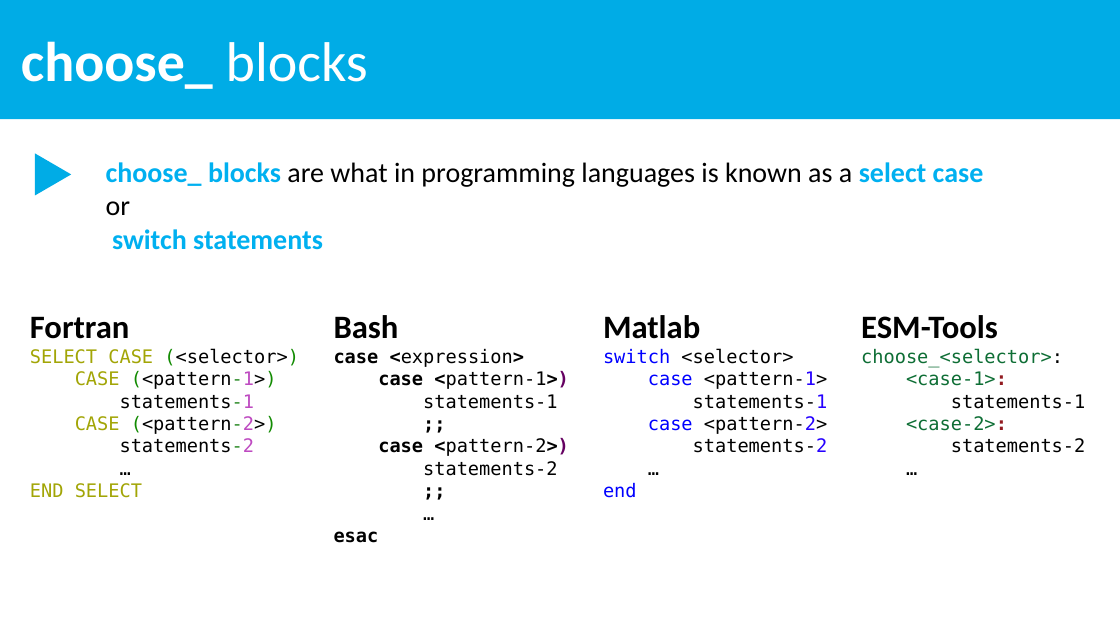
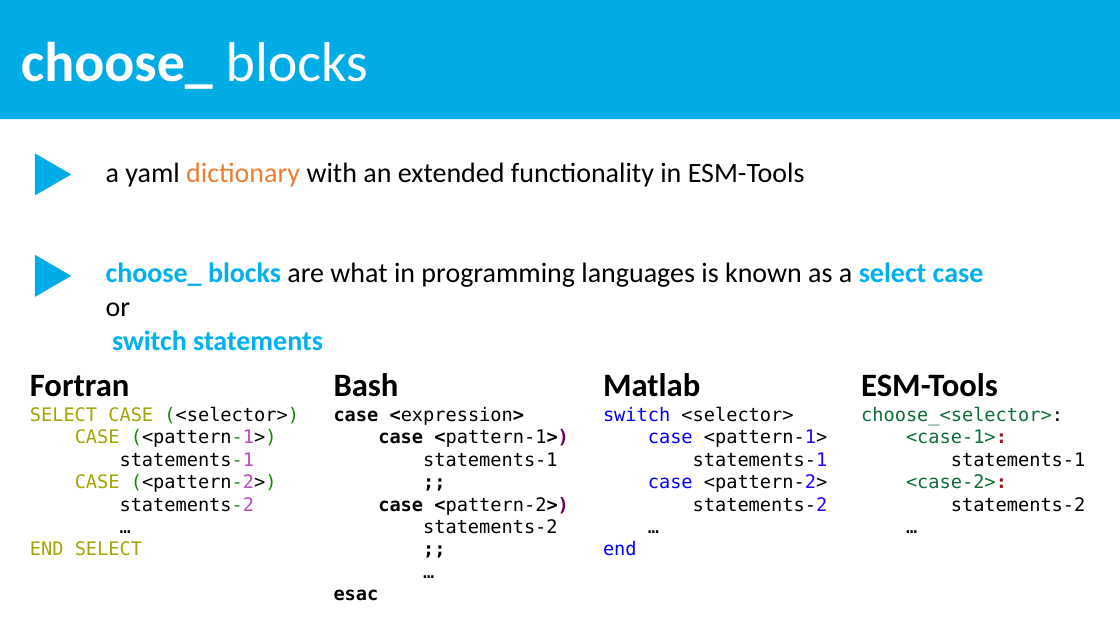
Before and after one commit to esm-tools/workshops, a slide deck: slide 1 of docs/choose_blocks.pptx. Drawn at 1120x630 pixels with LibreOffice and Linux fonts; fonts in the diff are those of the drawing. Boxes give left, top, right and bottom in pixels: in the first picture for what was removed or moved away, otherwise in the second. Text is boxed around its words. In the diff, an @@ line names an element or a change of style, - is before the commit and + after.

```diff
--- a/docs/choose_blocks.pptx
+++ b/docs/choose_blocks.pptx
@@ text at bbox=[106, 162, 805, 187]: paragraph added @@
+a yaml dictionary with an extended functionality in ESM-Tools
@@ triangle added at bbox=[35, 255, 71, 297], fill #00ACE6 @@
@@ 4 texts: place and size @@
-4 texts at bbox=[30, 315, 1086, 543]
+4 texts at bbox=[30, 373, 1086, 601]
```
Also in this commit, not shown: 2 other files.
